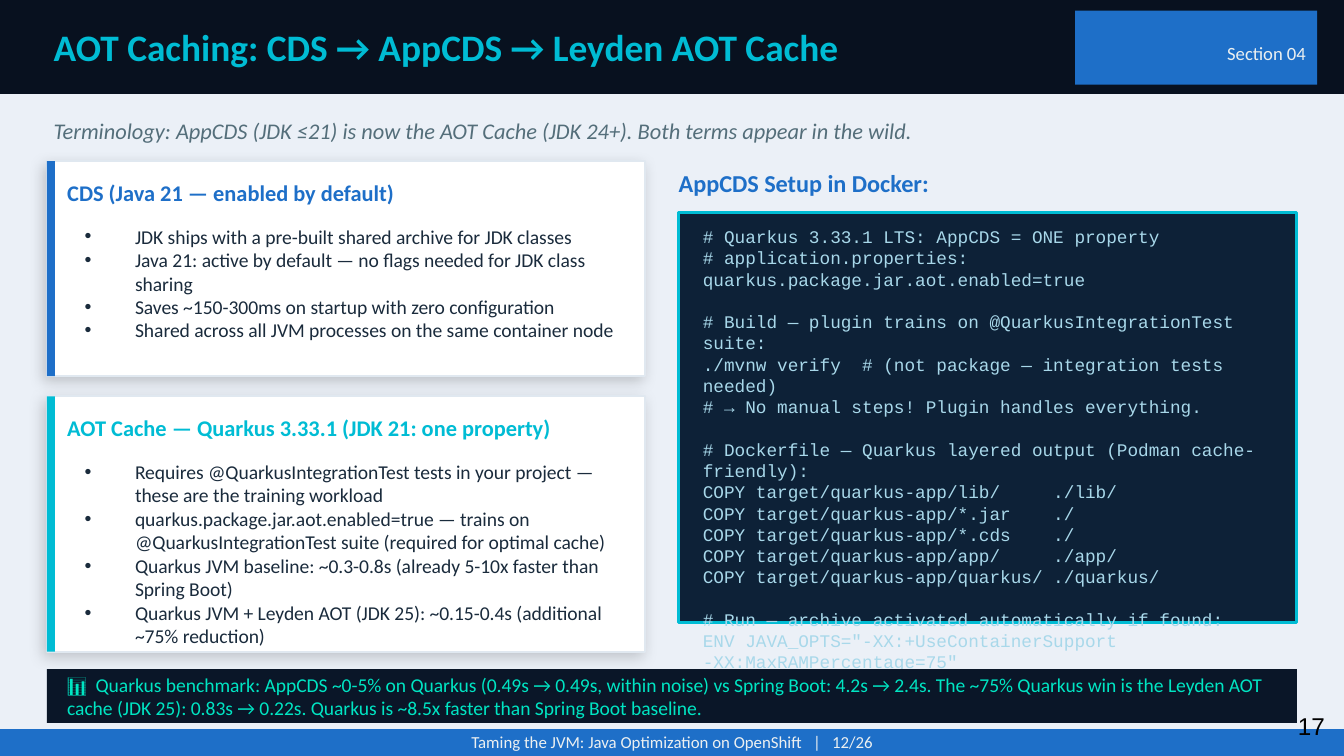
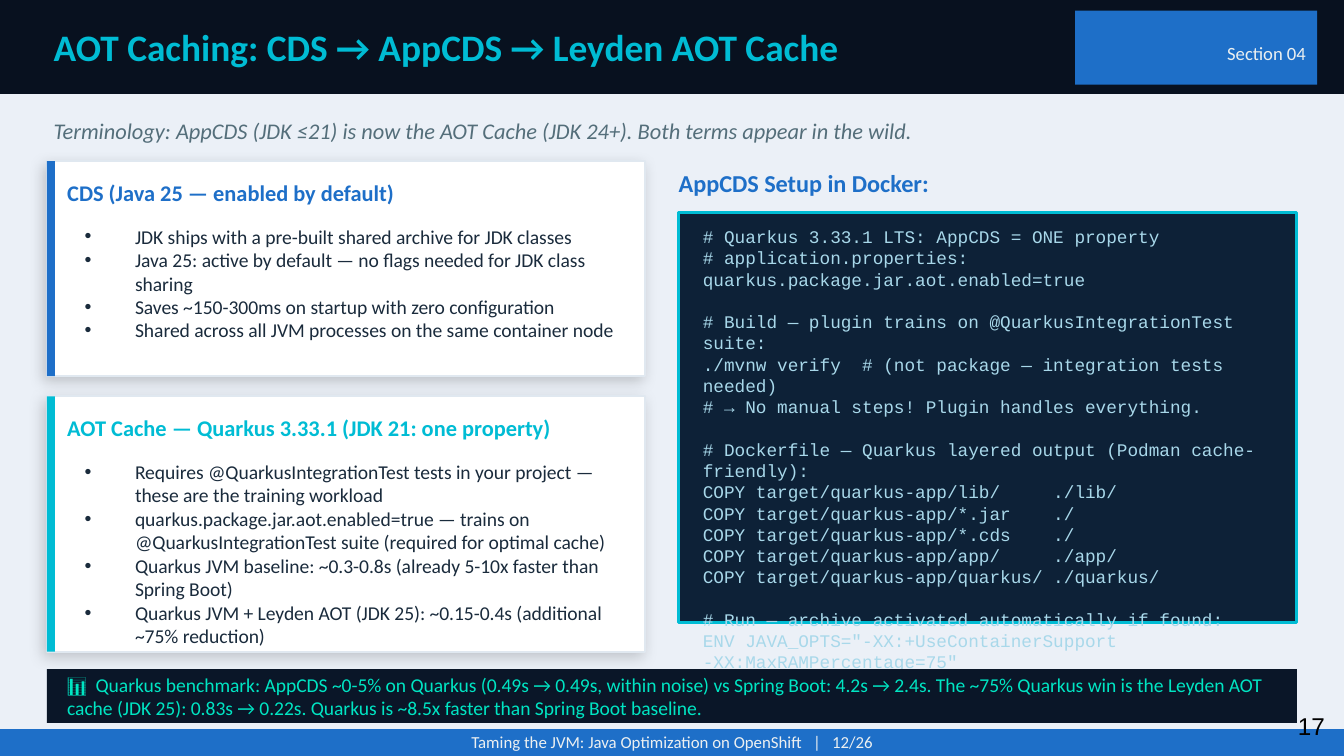
Before and after one commit to patterncatalyst/quarkus-optimization, a slide deck: slide 17 of presentation/optimizing-quarkus-on-kubernetes.pptx. Drawn at 1344x756 pixels with LibreOffice and Linux fonts; fonts in the diff are those of the drawing. Boxes give left, top, right and bottom in pixels: in the first picture for what was removed or moved away, otherwise in the second. Text is boxed around its words. In the diff, an @@ line names an element or a change of style, - is before the commit and + after.

```diff
--- a/presentation/optimizing-quarkus-on-kubernetes.pptx
+++ b/presentation/optimizing-quarkus-on-kubernetes.pptx
@@ text at box(67, 184, 394, 205): text changed @@
-CDS (Java 21 — enabled by default)
+CDS (Java 25 — enabled by default)
@@ text at box(135, 253, 585, 295): text changed @@
-• Java 21: active by default — no flags needed for JDK class sharing
+• Java 25: active by default — no flags needed for JDK class sharing
```
Also in this commit, not shown: 11 other slides changed, 1 other file.
